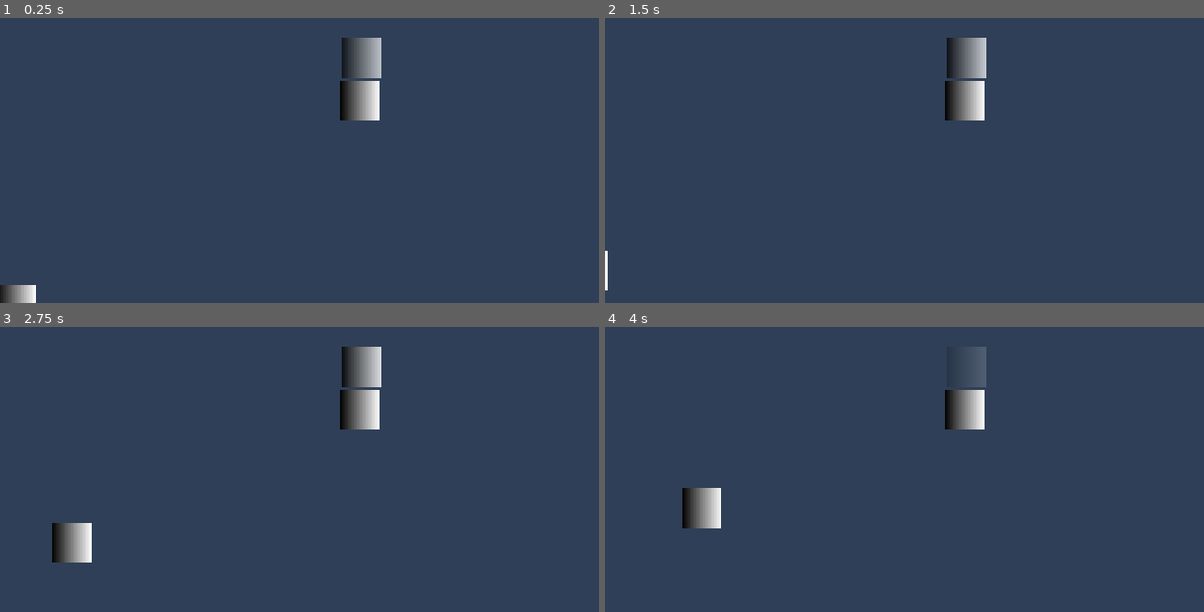
Above: before the commit, frames 1-4 (two rows, left to right).
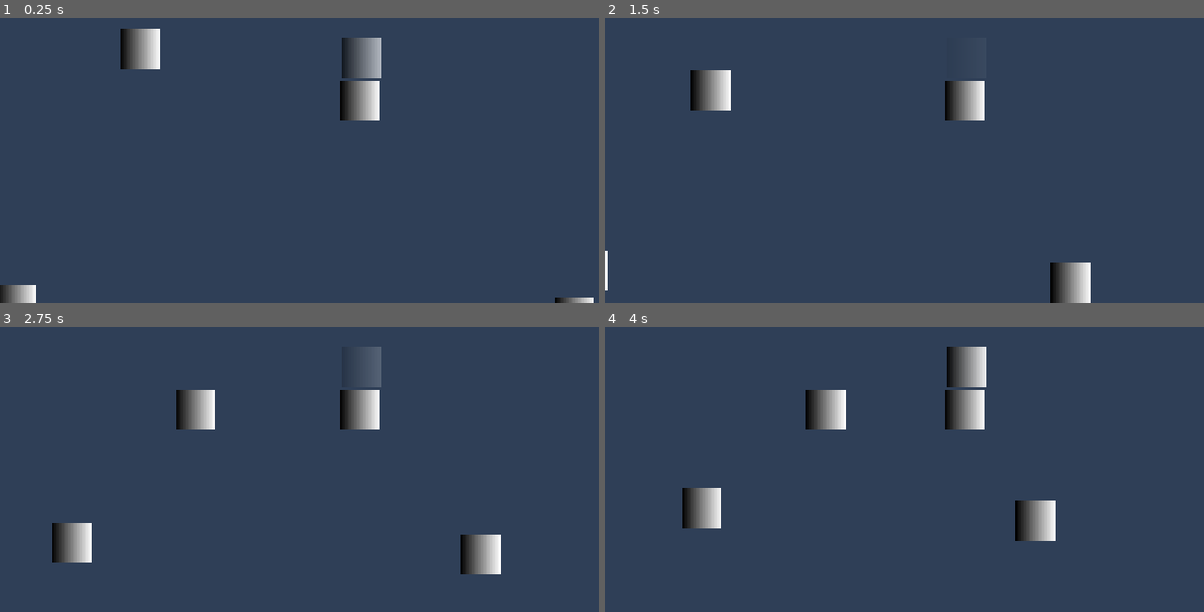
Above: after the commit, the same moments.

Repository: appellatebaton0/siege-3
Game: Godot game, scene res://scenes/main.tscn
Two runs of this game, one before a commit and one after it. Both use one fixed random seed, a clock stepped at 60 frames per second and the inputs below.
Inputs (mouse positions are in pixels of both pictures, inside the frame that each line leads up to):
- Up to frame 1 (0.25 s): no input
- Up to frame 2 (1.5 s): tap Enter at 0.5 s; move the mouse to (1120, 80) at 0.52 s; hold D (Right) 0.53-1.25 s; click (1120, 80) at 0.67 s; tap W (Up) at 0.77 s; drag from (820, 120) to (928, 180) at 1.27 s
- Up to frame 3 (2.75 s): move the mouse to (outside the picture) at 2.02 s; hold A (Left) from 2.03 s (still down)
- Up to frame 4 (4 s): release A (Left) at 2.75 s; drag from (928, 489) to (748, 349) at 2.77 s; move the mouse to (1180, 469) at 3.52 s; hold D (Right) from 3.53 s (still down); tap W (Up) at 3.77 s

The runs differ from the first frame. In frame 1, 1.0% of the frame differs, in the area x 20-100%, y 3-100%; in frame 2, 2.6%; in frame 3, 2.6%; in frame 4, 2.7%, in the area x 33-76%, y 6-76%.

Commit message:
T1 - Pulsing & Closest Enemies
Made a pulsing node for the bulbs, and wrote the code to let it get the closest enemy.

Diff:
--- a/scenes/main.tscn
+++ b/scenes/main.tscn
@@ -12,6 +12,8 @@
 [ext_resource type="Script" uid="uid://cm02hnecokipo" path="res://scripts/dynamic_values/color/dcol_float.gd" id="8_trceg"]
 [ext_resource type="Script" uid="uid://y2s40vn51wpl" path="res://scripts/dynamic_values/float/df_distance.gd" id="9_ya4ey"]
 [ext_resource type="Script" uid="uid://dm34gcq06ckof" path="res://scripts/dynamic_values/float/df_manual.gd" id="11_a8y0u"]
+[ext_resource type="Script" uid="uid://dowhpw3v25rt4" path="res://scripts/dynamic_values/node/dn_distance.gd" id="11_jkv2x"]
+[ext_resource type="Script" uid="uid://c0rn4mlevdrf2" path="res://scripts/dynamic_values/nodes/dN_group.gd" id="12_jkv2x"]
 [ext_resource type="Script" uid="uid://dxshna2yqd87i" path="res://scripts/dynamic_values/node/dn_singlegroup.gd" id="13_0ld40"]
 
 [sub_resource type="Gradient" id="Gradient_tbgi4"]
@@ -78,6 +80,7 @@
 [node name="Timer" type="Node" parent="Player/Sprite2D/Pulse/Color"]
 script = ExtResource("8_eb6dy")
 max_time_multiplier = 0.001
+reverse = true
 
 [node name="GetDistance" type="Node" parent="Player/Sprite2D/Pulse/Color/Timer"]
 script = ExtResource("9_ya4ey")
@@ -87,10 +90,15 @@
 node = NodePath("../../../../../..")
 metadata/_custom_type_script = "uid://vflwvin64hae"
 
-[node name="GetEnemy" type="Node" parent="Player/Sprite2D/Pulse/Color/Timer/GetDistance" node_paths=PackedStringArray("node")]
-script = ExtResource("6_85g3d")
-node = NodePath("../../../../../../../Enemy")
-metadata/_custom_type_script = "uid://vflwvin64hae"
+[node name="ClosestEnemy" type="Node" parent="Player/Sprite2D/Pulse/Color/Timer/GetDistance" node_paths=PackedStringArray("to")]
+script = ExtResource("11_jkv2x")
+to = NodePath("../GetPlayer")
+type = 0
+
+[node name="Enemies" type="Node" parent="Player/Sprite2D/Pulse/Color/Timer/GetDistance/ClosestEnemy"]
+script = ExtResource("12_jkv2x")
+group_name = "Enemy"
+metadata/_custom_type_script = "uid://c0rn4mlevdrf2"
 
 [node name="1" type="Node" parent="Player/Sprite2D/Pulse/Color"]
 script = ExtResource("11_a8y0u")
@@ -116,3 +124,43 @@
 script = ExtResource("13_0ld40")
 group_name = "Player"
 metadata/_custom_type_script = "uid://dxshna2yqd87i"
+
+[node name="Enemy2" type="Node2D" parent="." groups=["Enemy"]]
+position = Vector2(356, 359)
+script = ExtResource("1_sugp2")
+metadata/_custom_type_script = "uid://dwh0yifrqxhcp"
+
+[node name="CP_Sprite" parent="Enemy2" instance=ExtResource("4_jyhfs")]
+texture = SubResource("GradientTexture2D_tipki")
+
+[node name="CP_Motion" parent="Enemy2" instance=ExtResource("2_jyhfs")]
+
+[node name="FollowMotionState" type="Node" parent="Enemy2/CP_Motion"]
+script = ExtResource("5_tefeu")
+linear_follow = Vector2(0.8, 0.8)
+metadata/_custom_type_script = "uid://dkp1runwb4gyr"
+
+[node name="DynamicSingleGroupValue" type="Node" parent="Enemy2/CP_Motion/FollowMotionState"]
+script = ExtResource("13_0ld40")
+group_name = "Player"
+metadata/_custom_type_script = "uid://dxshna2yqd87i"
+
+[node name="Enemy3" type="Node2D" parent="." groups=["Enemy"]]
+position = Vector2(-364, -94)
+script = ExtResource("1_sugp2")
+metadata/_custom_type_script = "uid://dwh0yifrqxhcp"
+
+[node name="CP_Sprite" parent="Enemy3" instance=ExtResource("4_jyhfs")]
+texture = SubResource("GradientTexture2D_tipki")
+
+[node name="CP_Motion" parent="Enemy3" instance=ExtResource("2_jyhfs")]
+
+[node name="FollowMotionState" type="Node" parent="Enemy3/CP_Motion"]
+script = ExtResource("5_tefeu")
+linear_follow = Vector2(0.8, 0.8)
+metadata/_custom_type_script = "uid://dkp1runwb4gyr"
+
+[node name="DynamicSingleGroupValue" type="Node" parent="Enemy3/CP_Motion/FollowMotionState"]
+script = ExtResource("13_0ld40")
+group_name = "Player"
+metadata/_custom_type_script = "uid://dxshna2yqd87i"
--- a/scripts/dynamic_values/float/df_pulse.gd
+++ b/scripts/dynamic_values/float/df_pulse.gd
@@ -10,6 +10,8 @@
 var time:float = 0.0
 ## The value to multiply the response by.
 @export var response_multiplier := 1.0
+## Whether to move from 0 to the max, or the other way around.
+@export var reverse := false
 
 func _ready() -> void:
 	for child in get_children():
@@ -22,12 +24,18 @@
 	if max_time != null:
 		last_max = max_time.value() * max_time_multiplier
 
-	time = move_toward(time, 0, delta)
+	if reverse:
+		time = move_toward(time, last_max, delta)
 
-	if time <= 0 or time > last_max:
-		time = last_max
+		if time >= last_max:
+			time = 0
+	else:
+		time = move_toward(time, 0, delta)
+
+		if time <= 0 or time > last_max:
+			time = last_max
 
 func value() -> float:
 	if last_max == 0:
-		return 0.0
+		return 1.0 if reverse else 0.0
 	return (time / last_max) * response_multiplier
--- /dev/null
+++ b/scripts/dynamic_values/node/dn_distance.gd
@@ -0,0 +1,54 @@
+class_name DynamicDistanceNodeValue extends DynamicNodeValue
+## Returns the node from the list that's closest to another node.
+
+@export var options:DynamicNodesValue
+@export var to:DynamicNodeValue
+
+enum dis_type{
+	closest, ## Return the node closest to the target
+	farthest ## Return the node farthest from the target.
+	}
+## Which calculation to do for the node.
+@export var type := dis_type.farthest
+
+func _ready() -> void:
+	for child in get_children():
+		if child is DynamicNodesValue and options == null:
+			options = child
+		elif child is DynamicNodeValue and to == null:
+			to = child
+	print(options.value())
+
+func value() -> Node:
+	if options != null and to != null:
+		var to_node := to.value()
+		var opt_nodes := options.value()
+
+		if to_node is Node2D and opt_nodes != null:
+			var best:Node2D = null
+			var best_distance
+
+			for node in opt_nodes:
+				if node is Node2D:
+					print(best)
+					var this_distance = node.global_position.distance_to(to_node.global_position)
+
+					## If none's been set, just use this one.
+					if best == null:
+						best = node
+						best_distance = this_distance
+						continue
+
+					if type == dis_type.closest:
+
+						if this_distance < best_distance:
+							best = node
+							best_distance = this_distance
+							continue
+					else:
+						if this_distance > best_distance:
+							best = node
+							best_distance = this_distance
+							continue
+			return best
+	return null
Not shown: 1 places in scenes/main.tscn that only renumber resources
Not shown, added: scripts/dynamic_values/node/dn_distance.gd.uid
